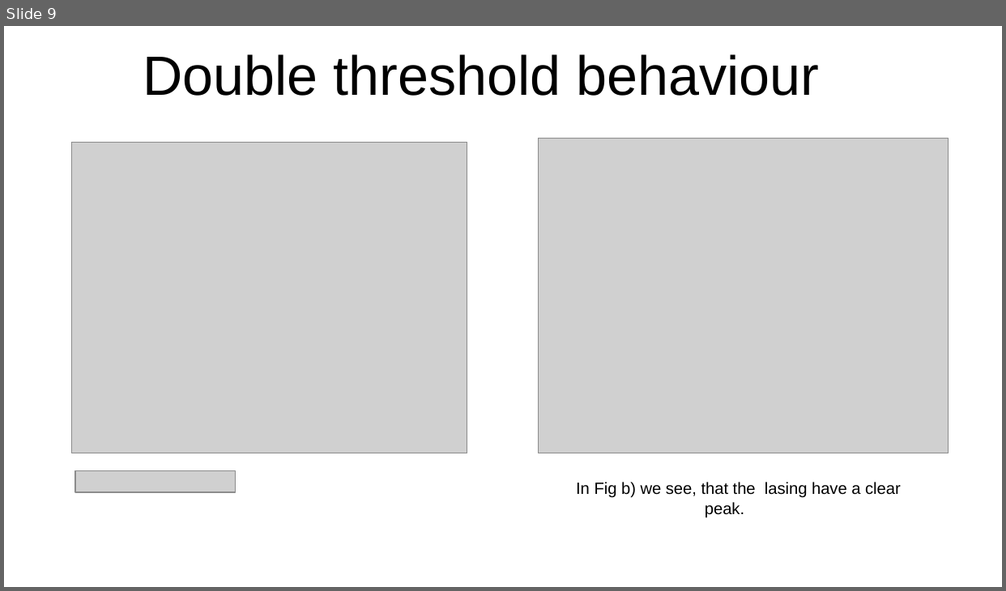
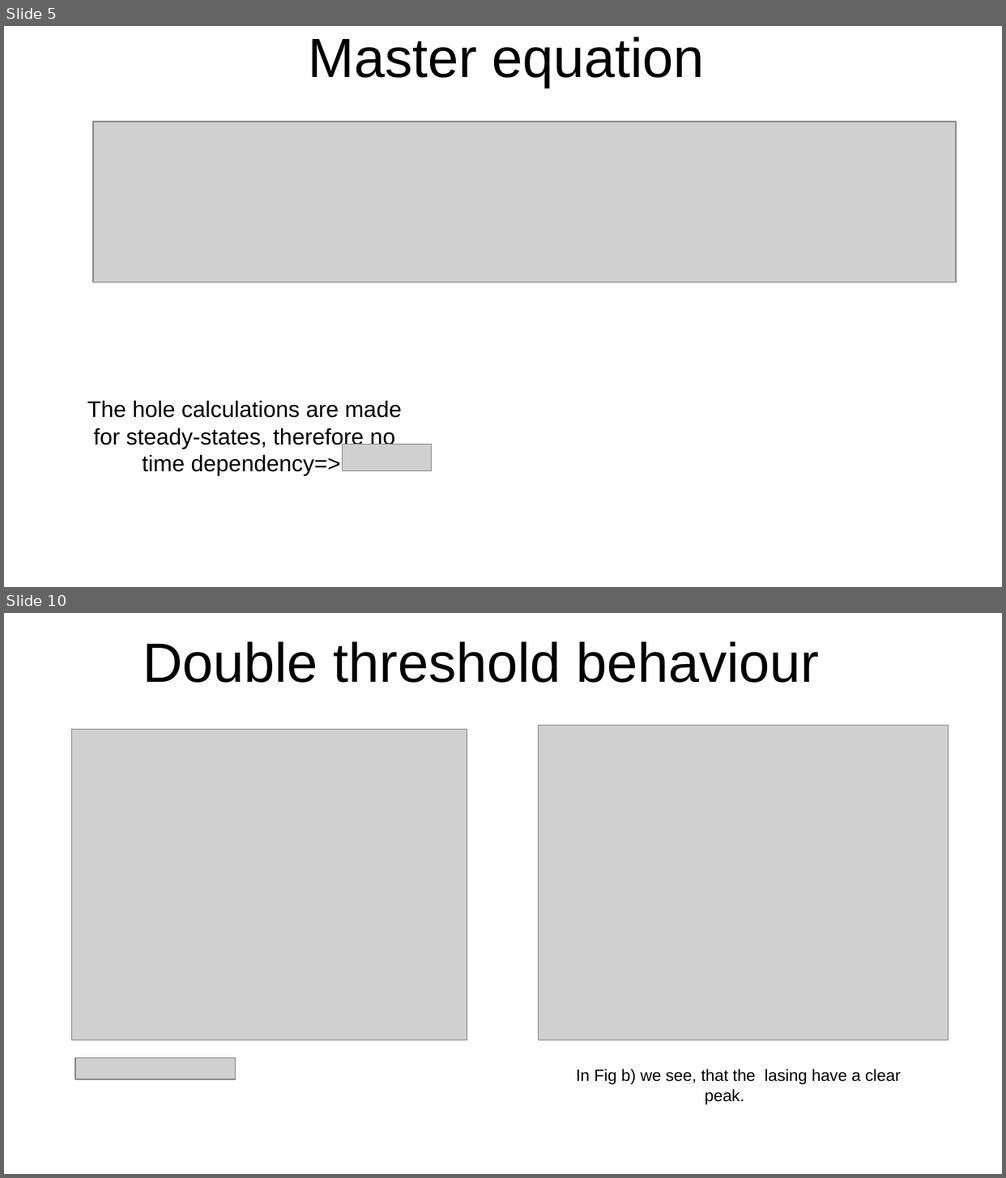
Before and after one commit to SanderStammbach/Sanders-Studium, a slide deck: Master-Projekt/Vortrag.odp. Shown one above the other, each under a label of ours: slide 9 before the commit, slides 5 and 10 after it; the slides between them are not shown. The pictures are 1006x591 and 1006x1178 pixels, drawn with LibreOffice and Linux fonts; fonts in the diff are those of the drawing; grey boxes stand for pictures; background and template pictures are left out. Boxes give left, top, right and bottom in pixels: in the first picture for what was removed or moved away, otherwise in the second. Text is boxed around its words. In the diff, an @@ line names an element or a change of style, - is before the commit and + after.

```diff
--- a/Master-Projekt/Vortrag.odp
+++ b/Master-Projekt/Vortrag.odp
@@ slide 5 added at (4,26,1002,587), background picture (left out) @@
@@ title added at (308,37,705,87), 44 pt, text #000000 @@
+Master equation
@@ picture added at (93,122,956,284) @@
@@ text added at (87,400,402,476), 18 pt, text #000000 @@
+The hole calculations are made for steady-states, therefore no time dependency=>
@@ picture added at (343,445,432,472) @@
@@ what was slide 9 is now slide 10 @@
```
Also in this commit, not shown: 8 slides changed, 3 other slides added, 2 slides removed, 9 other files.
